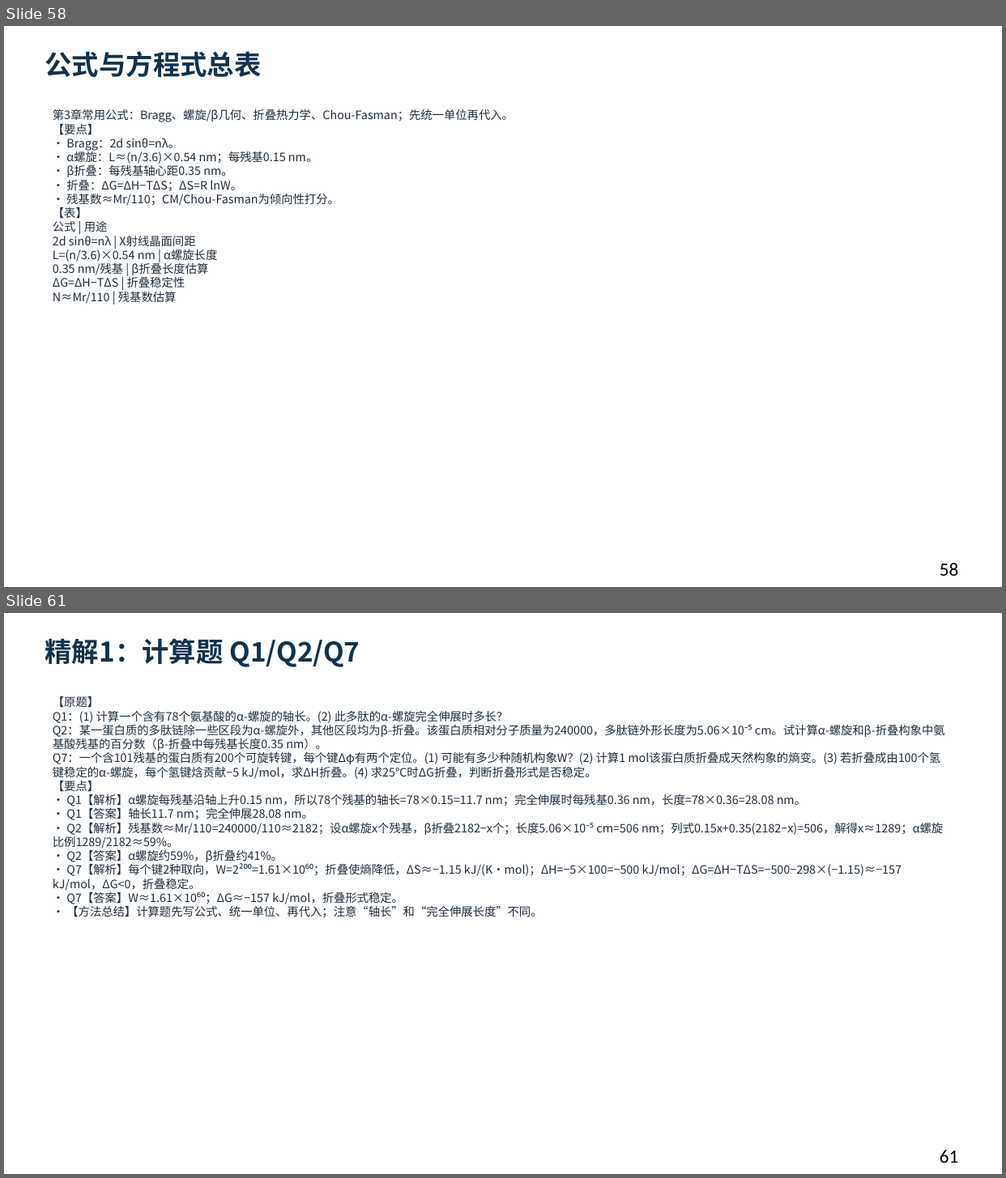
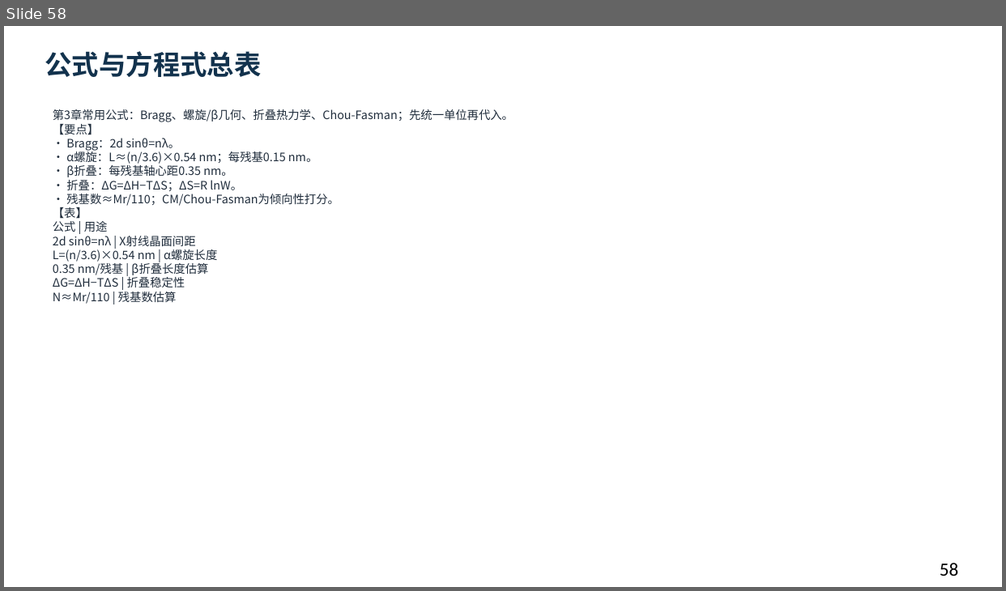
Before and after one commit to newkan-li/Biochemistry, a slide deck: downloads/bc03-ai-style.pptx. Shown one above the other, each under a label of ours: slides 58 and 61 before the commit, slide 58 after it; the slides between them are not shown. The pictures are 1006x1178 and 1006x591 pixels, drawn with LibreOffice and Linux fonts; fonts in the diff are those of the drawing. Boxes give left, top, right and bottom in pixels: in the first picture for what was removed or moved away, otherwise in the second. Text is boxed around its words. In the diff, an @@ line names an element or a change of style, - is before the commit and + after.

```diff
--- a/downloads/bc03-ai-style.pptx
+++ b/downloads/bc03-ai-style.pptx
@@ slide 61 removed at [4,613,1002,1174], background #FFFFFF @@
@@ text removed at [45,638,360,667] @@
-精解1：计算题 Q1/Q2/Q7
@@ text removed at [53,696,945,918] @@
-【原题】
-Q1：(1) 计算一个含有78个氨基酸的α-螺旋的轴长。(2) 此多肽的α-螺旋完全伸展时多长？
-Q2：某一蛋白质的多肽链除一些区段为α-螺旋外，其他区段均为β-折叠。该蛋白质相对分子质量为240000，多肽链外形长度为5.06×10⁻⁵ cm。试计算α-螺旋和β-折叠构象中氨基酸残基的百分数（β-折叠中每残基长度0.35 nm）。
-Q7：一个含101残基的蛋白质有200个可旋转键，每个键Δφ有两个定位。(1) 可能有多少种随机构象W？(2) 计算1 mol该蛋白质折叠成天然构象的熵变。(3) 若折叠成由100个氢键稳定的α-螺旋，每个氢键焓贡献−5 kJ/mol，求ΔH折叠。(4) 求25℃时ΔG折叠，判断折叠形式是否稳定。
-【要点】
-• Q1【解析】α螺旋每残基沿轴上升0.15 nm，所以78个残基的轴长=78×0.15=11.7 nm；完全伸展时每残基0.36 nm，长度=78×0.36=28.08 nm。
-• Q1【答案】轴长11.7 nm；完全伸展28.08 nm。
-• Q2【解析】残基数≈Mr/110=240000/110≈2182；设α螺旋x个残基，β折叠2182−x个；长度5.06×10⁻⁵ cm=506 nm；列式0.15x+0.35(2182−x)=506，解得x≈1289；α螺旋比例1289/2182≈59%。
-• Q2【答案】α螺旋约59%，β折叠约41%。
-• Q7【解析】每个键2种取向，W=2²⁰⁰=1.61×10⁶⁰；折叠使熵降低，ΔS≈−1.15 kJ/(K·mol)；ΔH=−5×100=−500 kJ/mol；ΔG=ΔH−TΔS=−500−298×(−1.15)≈−157 kJ/mol，ΔG<0，折叠稳定。
-• Q7【答案】W≈1.61×10⁶⁰；ΔG≈−157 kJ/mol，折叠形式稳定。
-• 【方法总结】计算题先写公式、统一单位、再代入；注意“轴长”和“完全伸展长度”不同。
@@ text removed at [940,1150,958,1163] @@
-61
```
Also in this commit, not shown: 17 slides changed, 6 other slides removed, 6 other files.
